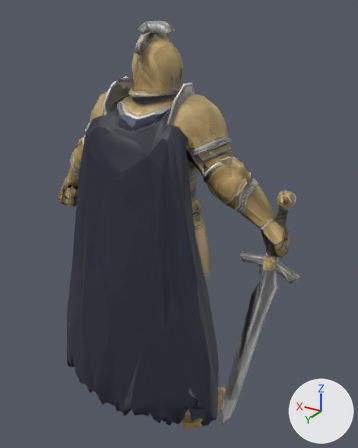
A saved change to the glTF model images/models/hero3d/sunbrand-knight.glb.
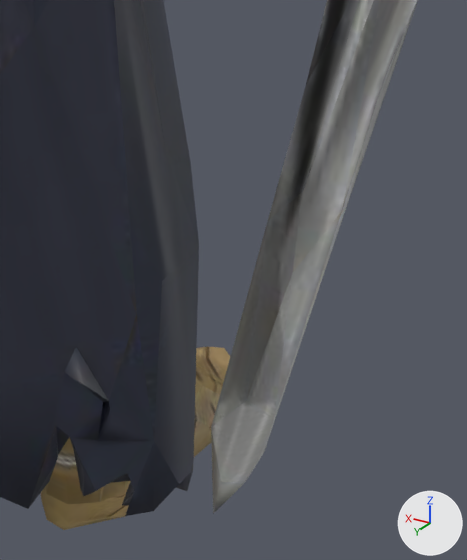
Each version appears first whole from a 50 mm lens placed at (-1.091, 1.59, 1.833), pointed at (-0.09, -0.079, 0.999), and next in a close-up on the part from 48% to 78% of the width and 68% to 98% of the height. Arrows for +X, +Y and +Z are at lower right; the lights stay in place. The older version's two pictures come first. Where no turn or scale is listed for an object, it has been applied to the vertices. Vertices at exactly the same position are counted once.

Objects in the first close-up: 'char1'.
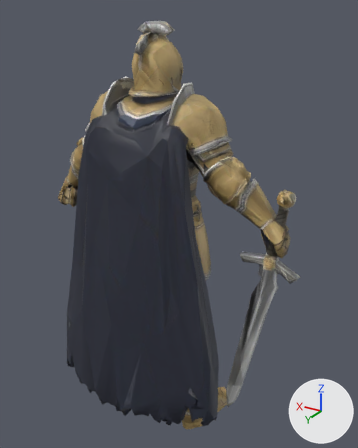
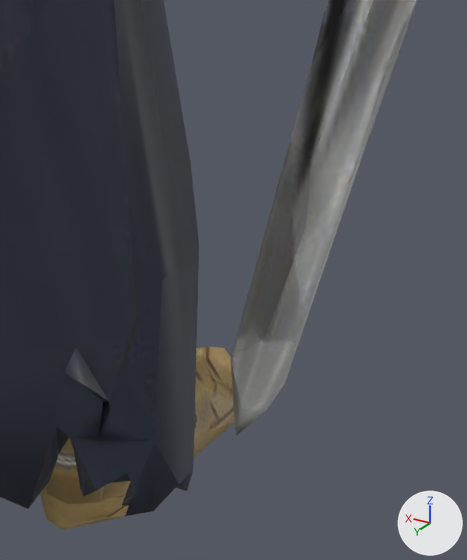
Where the change shows, as pixel boxes (x1, y1, x2, y2) in the close-ups (467 x 560 px; the box of a moved part takes in the faces that stretch with it):
part 1 of me_char1, moved or reshaped
    before: (211, 0, 418, 514)
    after: (230, 0, 418, 436)

Patch to the scene script:
```diff
--- a/images/models/hero3d/sunbrand-knight.glb.py
+++ b/images/models/hero3d/sunbrand-knight.glb.py
@@ me_char1 @@
 me_char1.from_pydata(...)  # 2450 vertices, 4893 faces; spans x -0.63..0.58, y -0.29..0.31, z 0.0..1.8
 # used by ob_char1; location = (0.0, 0.0, 0.0)
+# me_char1 part 1: all 19 vertices in x -0.5..-0.33, y -0.09..-0.05, z 0.01..0.66 are scaled about their middle by (0.885, 1, 0.839), then moved by (-0.01, 0.0, 0.07)
 me_char1.materials.append(mat_material_0)
```
